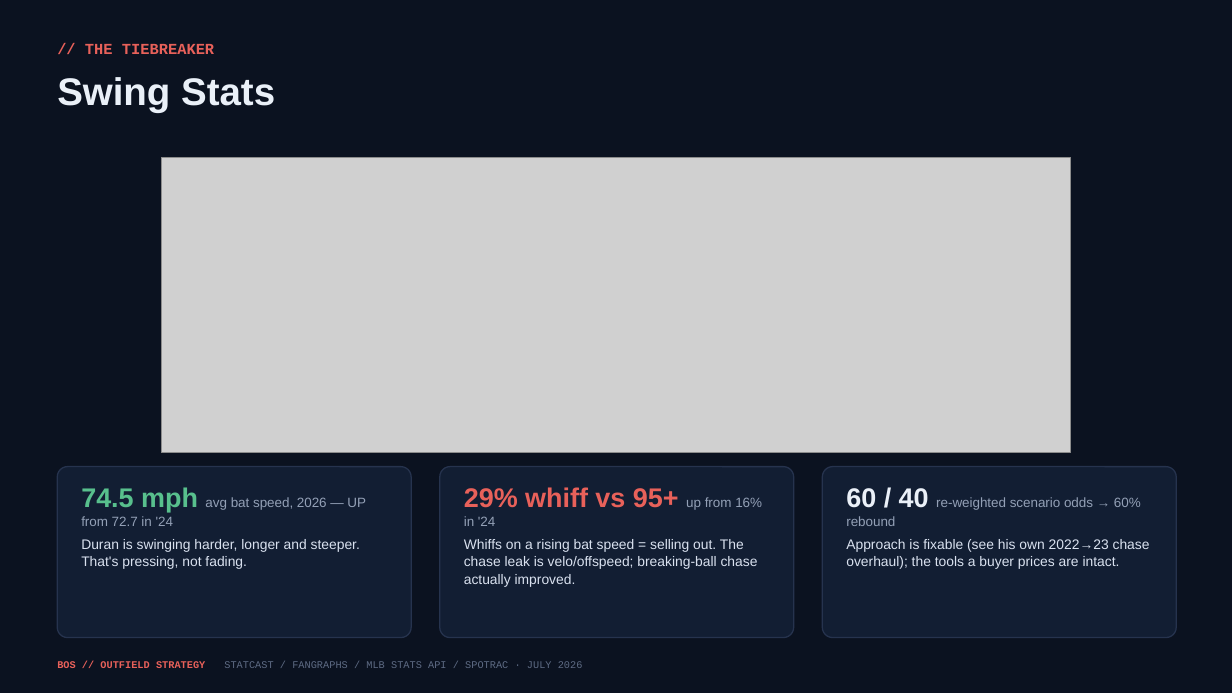
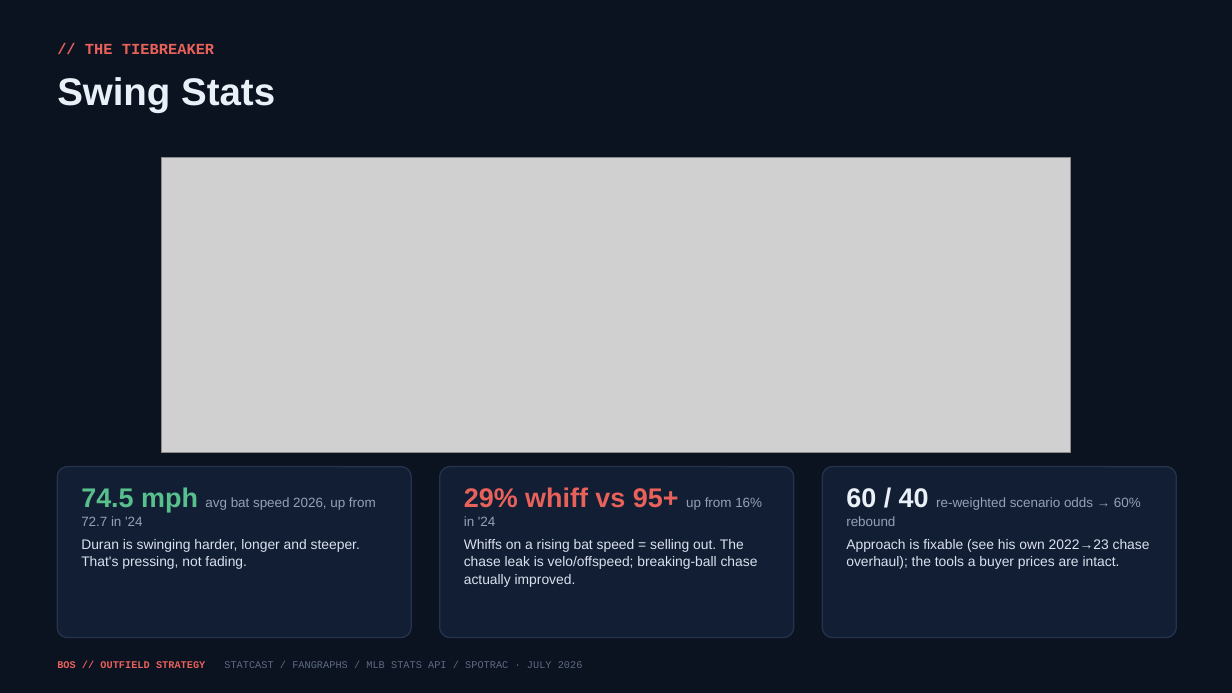
Before and after one commit to justinloo12/jarren-duran-outlier-analysis, a slide deck: slide 8 of outputs/Red_Sox_Outfield_Strategy.pptx. Drawn at 1232x693 pixels with LibreOffice and Linux fonts; fonts in the diff are those of the drawing; grey boxes stand for pictures. Boxes give left, top, right and bottom in pixels: in the first picture for what was removed or moved away, otherwise in the second. Text is boxed around its words. In the diff, an @@ line names an element or a change of style, - is before the commit and + after.

```diff
--- a/outputs/Red_Sox_Outfield_Strategy.pptx
+++ b/outputs/Red_Sox_Outfield_Strategy.pptx
@@ text at bbox=[81, 487, 376, 526]: text changed @@
-74.5 mph avg bat speed, 2026 — UP from 72.7 in '24
+74.5 mph avg bat speed 2026, up from 72.7 in '24
```
Also in this commit, not shown: 13 other slides changed, 6 other files.
